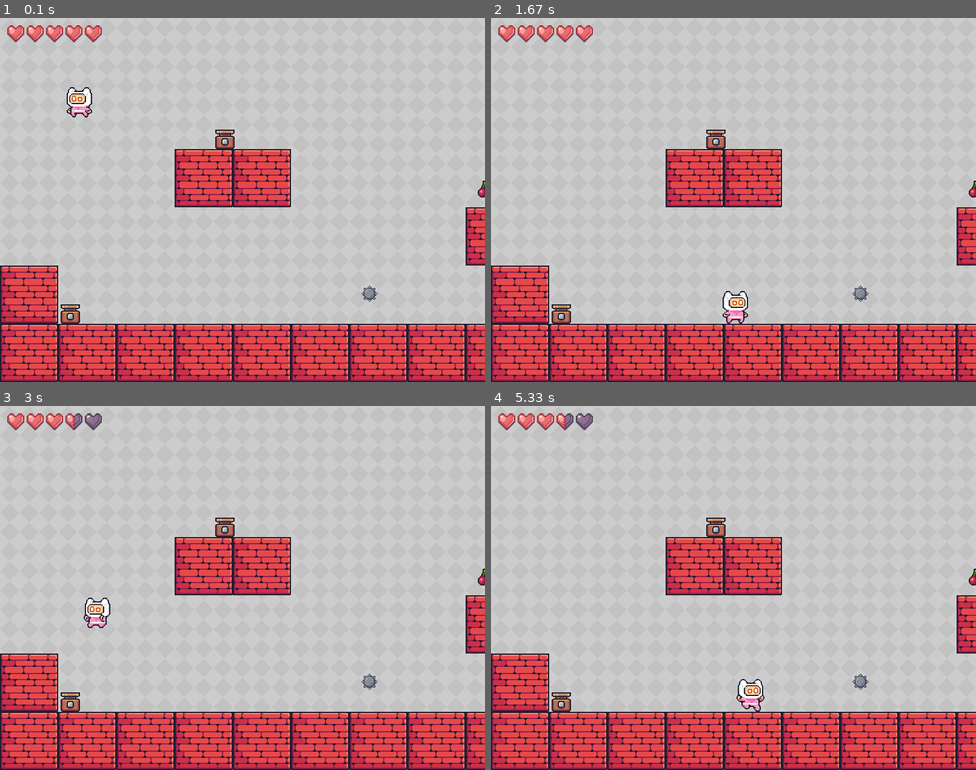
Above: before the commit, frames 1-4 (two rows, left to right).
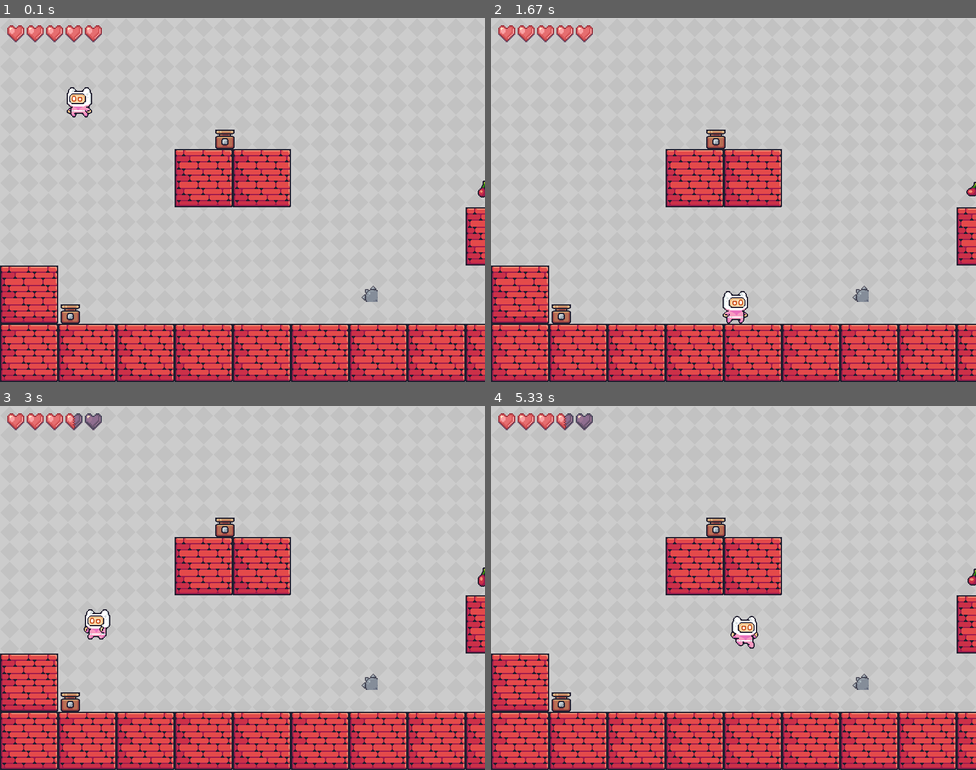
Above: after the commit, the same moments.

Repository: jamuerta/pygames-project
Game: pygame game, started from game.py
Same seed, same stepped clock (60 frames per second), same inputs: the game is played once before the commit and once after it.
Inputs:
- Up to frame 1 (0.1 s): no input
- Up to frame 2 (1.67 s): hold Right 0.33-0.8 s; hold Up 0.83-1.13 s; hold Right 1.17-1.63 s
- Up to frame 3 (3 s): hold Left 1.67-2.2 s; hold Left 2.23-2.63 s; hold Up from 2.67 s (still down)
- Up to frame 4 (5.33 s): release Up at 3.03 s; hold Right 3.07-3.7 s; hold Left 3.73-4.2 s; hold Right 4.23-4.7 s; hold Up 4.73-5.03 s; hold Right from 5.07 s (still down)

The runs differ from the first frame. In frame 1, less than 0.1% of the frame differs, in the area x 74-78%, y 73-78%; in frame 2, 0.1%; in frame 3, 0.6%; in frame 4, 0.8%, in the area x 49-100%, y 46-84%.

Commit message:
objetos niveles

Diff:
--- a/classes.py
+++ b/classes.py
@@ -26,7 +26,7 @@
             self.sprites = load_spritesheets("sprites", 32, 32, True )
 
     def saltar(self):
-        self.y_vel = -self.gravedad * 8
+        self.y_vel = -self.gravedad * 7
         self.ani_count = 0
         self.jump_count +=1
         if self.jump_count == 1:
@@ -214,6 +214,11 @@
         player.x_vel *= 2
         player.speed_timer = pygame.time.get_ticks()
 
+    def reset_effect(self, player):
+        if pygame.time.get_ticks() - player.speed_timer > 5000:
+            player.x_vel /= 2
+            player.speed_timer = None
+
 class health_fruit(Fruits):
     def apply_effect(self, player):
         player.health = min(player.max_health, player.health + 20)
--- a/game.py
+++ b/game.py
@@ -99,7 +99,8 @@
         clock.tick(60)
         print(jugador.rect.x, jugador.rect.y)
         #Fruits.loop(current_level.frutas)
-        #n1_fruit1.loop()
+        n1_fruit1.loop()
+        n5_fruit1.loop()
         #fire_1.on()
         #fire_2.on()
         #fire_3.on()
@@ -120,6 +121,9 @@
                     run = False
 
         if not jugador.dead:
+            if jugador.rect.y <= 0:
+                jugador.rect.y = 0
+
             if jugador.rect.right >= 2000:
                 if current_level == level1:
                     current_level = level2
@@ -171,7 +175,7 @@
 n1_spikedball3 = Spiked_Ball(1455, 56, 28, 28)
 n1_spikedball3 = Spiked_Ball(1770, 344, 28, 28)
 
-n1_fruit1 = health_fruit(770, 250, 32, 32, "Cherries")
+n1_fruit1 = speed_fruit(770, 250, 32, 32, "Cherries")
 
 floor_1 = [Bloque(i * block_size, HEIGHT - block_size, block_size, 272,64)
              for i in range(0, 2000)]
@@ -225,12 +229,25 @@
                   Bloque(block_size * 16, HEIGHT - block_size * 5, block_size, 96, 128),
                   Bloque(block_size * 18, HEIGHT - block_size * 3, block_size, 96, 128),
                   n2_fire1, n2_fire2, n2_fire3, n2_spike1, n2_spike2, n2_spike3, n2_fire7,
-                    n2_spike4, n2_fire10, n2_spike5, n2_spike6, n2_spike7, n2_spike8, n2_spike9, n2_spikedball1, n2_spike10]
+                  n2_spike4, n2_fire10, n2_spike5, n2_spike6, n2_spike7, n2_spike8, n2_spike9,
+                  n2_spikedball1, n2_spike10]
 
 ################################################################
 
-fire3 = Fuego(150, HEIGHT - block_size - 64, 16, 32)
-saw3 = Spikes(430, 487, 16, 16)
+n3_fire1 = Fuego(150, HEIGHT - block_size - 64, 16, 32)
+n3_fire2 = Fuego(1710, 440, 16, 32)
+
+
+n3_spike1 = Spikes(430, 475, 28, 28)
+n3_spike2 = Spikes(460, 475, 28, 28)
+n3_spike3 = Spikes(490, 475, 28, 28)
+n3_spike4 = Spikes(1320, 475, 28, 28)
+n3_spike5 = Spikes(1350, 475, 28, 28)
+
+n3_spikedball1 = Spiked_Ball(830, 330, 40, 40)
+n3_spikedball2 = Spiked_Ball(1400, 230, 40, 40)
+
+
 
 floor_3 = [Bloque(i * block_size, HEIGHT - block_size, block_size, 0, 0)
            for i in range(0, 2000)]
@@ -260,39 +277,91 @@
                   Bloque(block_size * 16, HEIGHT - block_size * 5, block_size, 0, 0),
                   Bloque(block_size * 16, HEIGHT - block_size * 6, block_size, 0, 0),
                   Bloque(block_size * 16, HEIGHT - block_size * 7, block_size, 0, 0),
-                  fire3, saw3]
+                  Bloque(block_size * 19, HEIGHT - block_size * 2, block_size, 0, 0),
+                  Bloque(block_size * 19, HEIGHT - block_size * 4, block_size, 0, 0),
+                  Bloque(block_size * 19, HEIGHT - block_size * 5, block_size, 0, 0),
+                  Bloque(block_size * 19, HEIGHT - block_size * 6, block_size, 0, 0),
+                  Bloque(block_size * 19, HEIGHT - block_size * 7, block_size, 0, 0),
+                  n3_spike1, n3_fire1, n3_fire2, n3_spike2, n3_spike3, n3_spike4, n3_spike5,
+                  n3_spikedball1, n3_spikedball2]
 
 ################################################################
 
-fire4 = Fuego(200, HEIGHT - block_size - 64, 16, 32)
-saw4 = Spikes(530, 487, 16, 16)
+n4_fire1 = Fuego(370, HEIGHT - block_size - 64, 16, 32)
+n4_fire2 = Fuego(1465, 248, 16, 32)
+n4_fire3 = Fuego(1885, HEIGHT -block_size - 64, 16, 32)
+
+n4_spike1 = Spikes(1250, 475, 28, 28)
+n4_spike2 = Spikes(1280, 475, 28, 28)
+n4_spike3 = Spikes(1310, 475, 28, 28)
+n4_spike4 = Spikes(770, 285, 28, 28)
+n4_spike5 = Spikes(1040, 92, 28, 28)
+n4_spike6 = Spikes(1130, 92, 28, 28)
+n4_spike7 = Spikes(1700, 476, 28, 28)
+
+n4_spikedball1 = Spiked_Ball(360, 200, 40, 40)
+n4_spikedball2 = Spiked_Ball(1740, 50, 40, 40)
 
 floor_4 = [Bloque(i * block_size, HEIGHT - block_size, block_size, 96, 64)
            for i in range(0, 2000)]
+
 objetos_nivel4 = [*floor_4,
-                  Bloque(block_size * 2, HEIGHT - block_size * 2, block_size, 96, 64),
-                  Bloque(block_size * 5, HEIGHT - block_size * 3, block_size, 96, 64),
-                  Bloque(block_size * 4, HEIGHT - block_size * 4, block_size, 96, 64),
+                   Bloque(block_size, HEIGHT - block_size * 2, block_size, 96, 64),
+                  Bloque(block_size * 3, HEIGHT - block_size * 3, block_size, 96, 64),
+                  Bloque(block_size * 4, HEIGHT - block_size * 3, block_size, 96, 64),
+                  Bloque(block_size * 7, HEIGHT - block_size * 2, block_size, 96, 64),
                   Bloque(block_size * 8, HEIGHT - block_size * 3, block_size, 96, 64),
-                  Bloque(block_size * 9, HEIGHT - block_size * 3, block_size, 96, 64),
-                  Bloque(block_size * 10, HEIGHT - block_size * 3, block_size, 96, 64),
-                  fire4, saw4]
+                  Bloque(block_size * 9, HEIGHT - block_size * 4, block_size, 96, 64),
+                  Bloque(block_size * 10, HEIGHT - block_size * 5, block_size, 96, 64),
+                  Bloque(block_size * 11, HEIGHT - block_size * 5, block_size, 96, 64),
+                  Bloque(block_size * 12, HEIGHT - block_size * 5, block_size, 96, 64),
+                  Bloque(block_size * 15, HEIGHT - block_size * 3, block_size, 96, 64),
+                  Bloque(block_size * 16, HEIGHT - block_size * 3, block_size, 96, 64),
+                  Bloque(block_size * 17, HEIGHT - block_size * 3, block_size, 96, 64),
+                  Bloque(block_size * 18, HEIGHT - block_size * 4, block_size, 96, 64),
+                  n4_fire1, n4_fire2, n4_fire3, n4_spike1, n4_spike2, n4_spike3, n4_spike4, n4_spike5, n4_spike6,
+                  n4_spikedball2, n4_spikedball1, n4_spike7]
 
 ##############################################################
 
-fire5 = Fuego(250, HEIGHT - block_size - 64, 16, 32)
-saw5 = Spikes(630, 487, 16, 16)
+n5_fire1 = Fuego(250, 344, 16, 32)
+n5_fire2 = Fuego(1310, 248, 16, 32)
+n5_fire3 = Fuego(1935, 440, 16, 32)
+
+n5_spike1 = Spikes(630, 476, 28, 28)
+n5_spike2 = Spikes(660, 476, 28, 28)
+n5_spike3 = Spikes(310, 476, 28, 28)
+n5_spike4 = Spikes(900, 92, 28, 28)
+n5_spike5 = Spikes(930, 92, 28, 28)
+n5_spike6 = Spikes(1140, 476, 28, 28)
+n5_spike7 = Spikes(1110, 476, 28, 28)
+n5_spike8 = Spikes(6700, 380, 28, 28)
+
+n5_spikedball1 = Spiked_Ball(650, 150, 40, 40)
+n5_spikedball2 = Spiked_Ball(840, 320, 40, 40)
+n5_spikedball3 = Spiked_Ball(1500, 250, 40, 40)
+
+n5_fruit1 = speed_fruit(450, 152, 32, 32, "Bananas")
+
+
 
 floor_5 = [Bloque(i * block_size, HEIGHT - block_size, block_size, 0, 64)
            for i in range(0, 2000)]
-objetos_nivel5 = [*floor_5,
+
+objetos_nivel5 = [*floor_5, n5_fire3, n5_fruit1, n5_spike8,
+                  Bloque(block_size, HEIGHT - block_size * 2, block_size, 0, 64),
                   Bloque(block_size * 2, HEIGHT - block_size * 2, block_size, 0, 64),
-                  Bloque(block_size * 5, HEIGHT - block_size * 3, block_size, 0, 64),
                   Bloque(block_size * 4, HEIGHT - block_size * 4, block_size, 0, 64),
-                  Bloque(block_size * 8, HEIGHT - block_size * 5, block_size, 0, 64),
+                  Bloque(block_size * 5, HEIGHT - block_size * 4, block_size, 0, 64),
                   Bloque(block_size * 9, HEIGHT - block_size * 5, block_size, 0, 64),
                   Bloque(block_size * 10, HEIGHT - block_size * 5, block_size, 0, 64),
-                  fire5, saw5]
+                  Bloque(block_size * 13, HEIGHT - block_size * 3, block_size, 0, 64),
+                  Bloque(block_size * 14, HEIGHT - block_size * 3, block_size, 0, 64),
+                  Bloque(block_size * 17, HEIGHT - block_size * 2, block_size, 0, 64),
+                  Bloque(block_size * 18, HEIGHT - block_size * 2, block_size, 0, 64),
+                  Bloque(block_size * 18, HEIGHT - block_size * 3, block_size, 0, 64),
+                  n5_fire1, n5_spike1, n5_spike2, n5_spike3, n5_spike4, n5_spike5, n5_spike6,
+                  n5_spikedball1, n5_spike7, n5_fire2, n5_spikedball2, n5_spikedball3]
 
 if __name__ == "__main__":
     main(ventana)
Binary file changed: assets/Traps/Spiked Ball/Spiked Ball.png
Binary file changed: assets/Traps/Spikes/Idle.png
